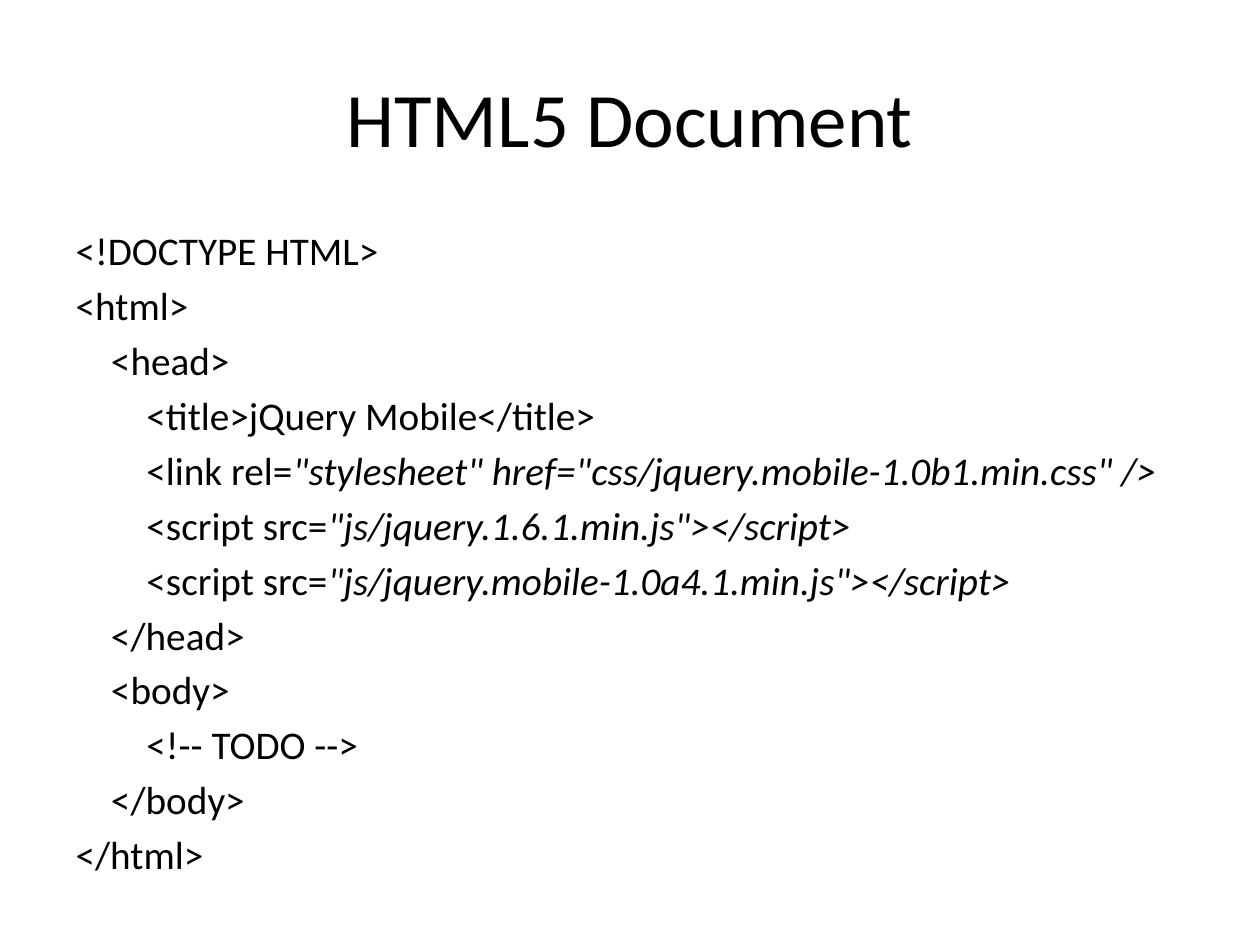
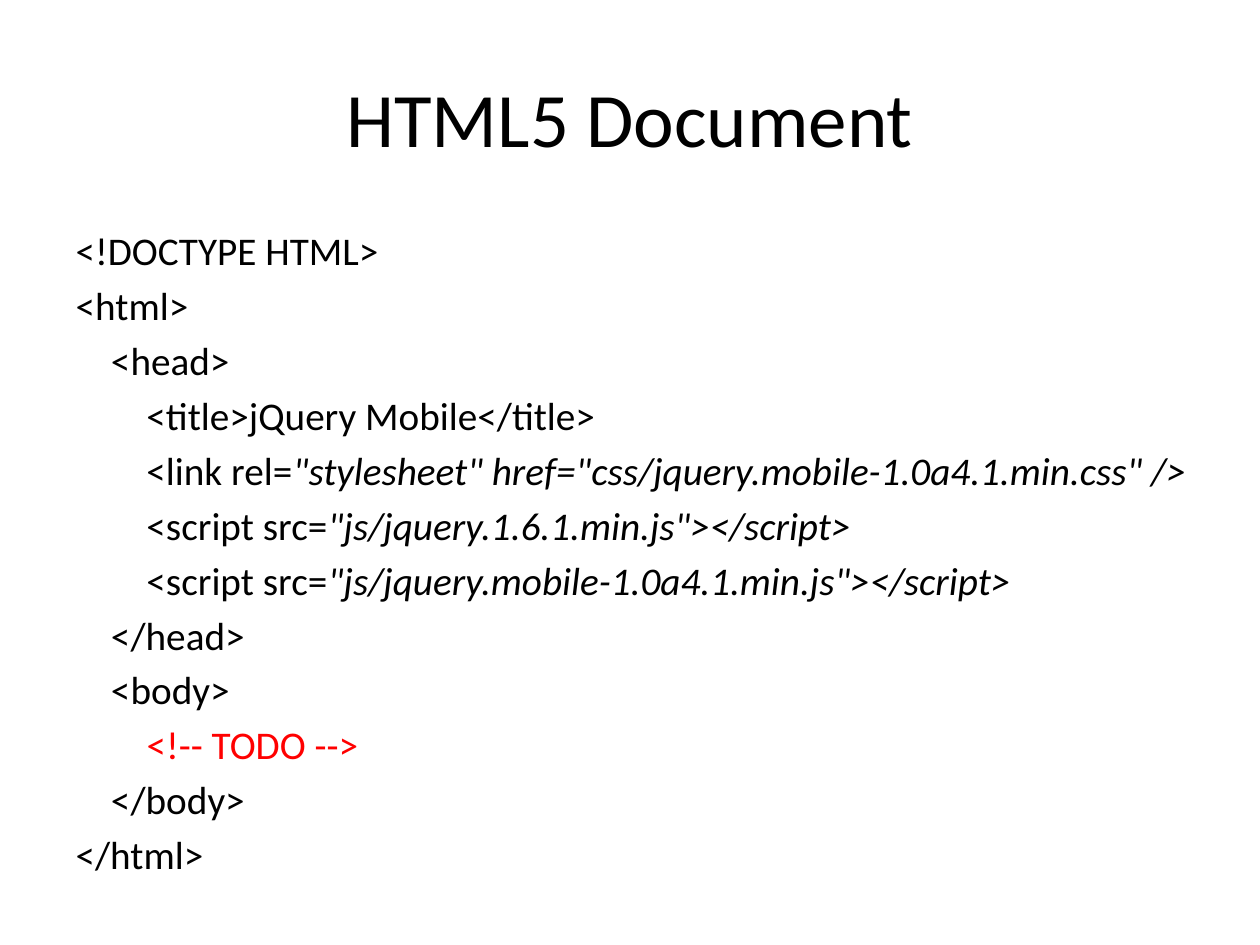
Before and after one commit to pdb2009/hvn-geolocation, a slide deck: slide 10 of documents/jQuery Mobile.pptx (slide 9 before the commit). Drawn at 1260x945 pixels with LibreOffice and Linux fonts; fonts in the diff are those of the drawing. Boxes give left, top, right and bottom in pixels: in the first picture for what was removed or moved away, otherwise in the second. Text is boxed around its words. In the diff, an @@ line names an element or a change of style, - is before the commit and + after.

```diff
--- a/documents/jQuery Mobile.pptx
+++ b/documents/jQuery Mobile.pptx
@@ text at (x1=146, y1=457, x2=1142, y2=492): text changed @@
-<link rel="stylesheet" href="css/jquery.mobile-1.0b1.min.css" />
+<link rel="stylesheet" href="css/jquery.mobile-1.0a4.1.min.css" />
@@ text at (x1=212, y1=733, x2=306, y2=760): text colour #000000 to #FF0000 in "<!-- TODO -->" @@
```
Also in this commit, not shown: 2 other slides changed, 3 slides added.
